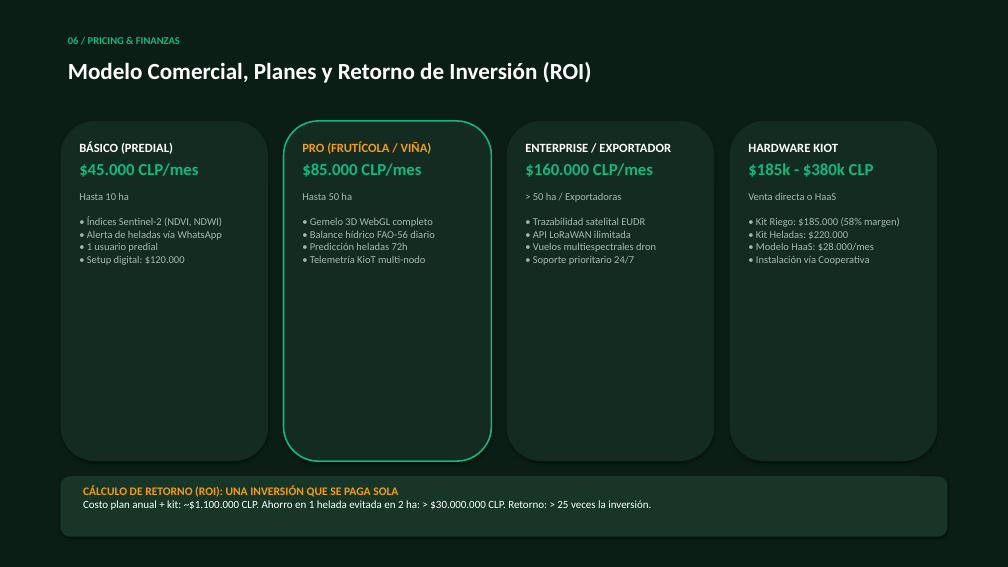
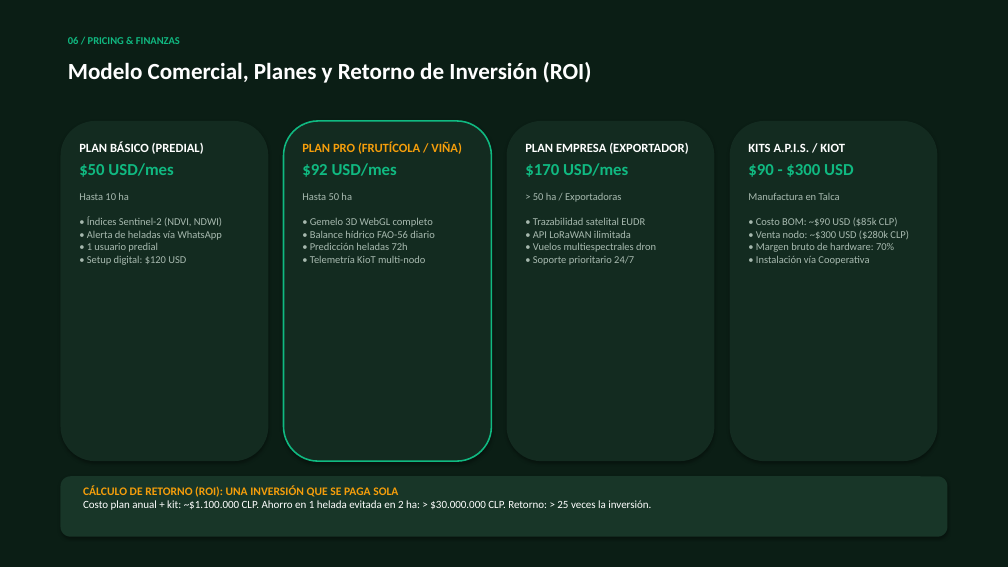
Before and after one commit to danisantanderurrutia-coder/agrotech, a slide deck: slide 7 of AgroTech_Brochure_Ejecutivo.pptx. Drawn at 1008x567 pixels with LibreOffice and Linux fonts; fonts in the diff are those of the drawing. Boxes give left, top, right and bottom in pixels: in the first picture for what was removed or moved away, otherwise in the second. Text is boxed around its words. In the diff, an @@ line names an element or a change of style, - is before the commit and + after.

Commit message:
feat(pitch): expandir pitch maestro a 23 slides con precios USD, árbol alquímico, flywheel y talento buscado

```diff
--- a/AgroTech_Brochure_Ejecutivo.pptx
+++ b/AgroTech_Brochure_Ejecutivo.pptx
@@ text at [79, 141, 222, 265]: text changed @@
-BÁSICO (PREDIAL)
-$45.000 CLP/mes
-Hasta 10 ha
-• Índices Sentinel-2 (NDVI, NDWI)
-• Alerta de heladas vía WhatsApp
-• 1 usuario predial
-• Setup digital: $120.000
+PLAN BÁSICO (PREDIAL)
+$50 USD/mes
+Hasta 10 ha
+• Índices Sentinel-2 (NDVI, NDWI)
+• Alerta de heladas vía WhatsApp
+• 1 usuario predial
+• Setup digital: $120 USD
@@ text at [302, 141, 462, 177]: text changed @@
-PRO (FRUTÍCOLA / VIÑA)
-$85.000 CLP/mes
+PLAN PRO (FRUTÍCOLA / VIÑA)
+$92 USD/mes
@@ text at [525, 143, 688, 177]: text changed @@
-ENTERPRISE / EXPORTADOR
-$160.000 CLP/mes
+PLAN EMPRESA (EXPORTADOR)
+$170 USD/mes
@@ text at [748, 143, 909, 265]: text changed @@
-HARDWARE KIOT
-$185k - $380k CLP
-Venta directa o HaaS
-• Kit Riego: $185.000 (58% margen)
-• Kit Heladas: $220.000
-• Modelo HaaS: $28.000/mes
-• Instalación vía Cooperativa
+KITS A.P.I.S. / KIOT
+$90 - $300 USD
+Manufactura en Talca
+• Costo BOM: ~$90 USD ($85k CLP)
+• Venta nodo: ~$300 USD ($280k CLP)
+• Margen bruto de hardware: 70%
+• Instalación vía Cooperativa
```
Also in this commit, not shown: 6 other files.
